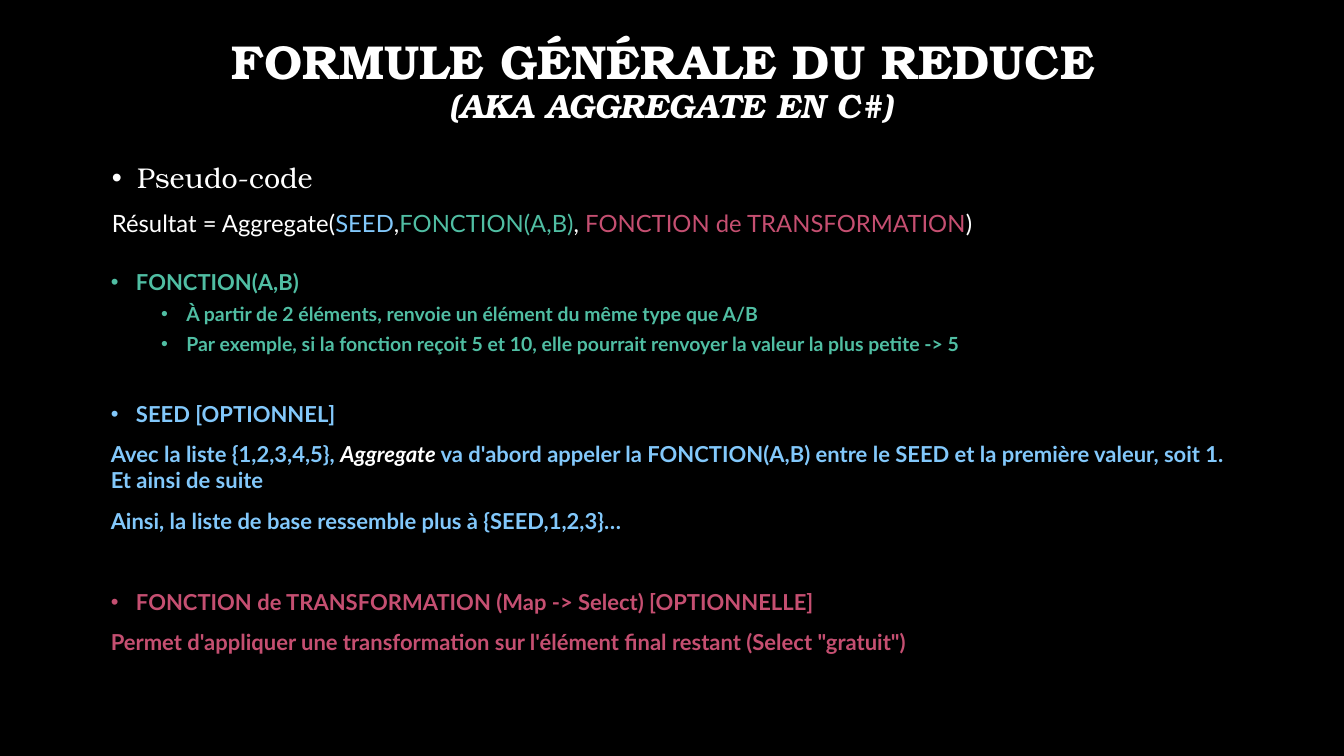
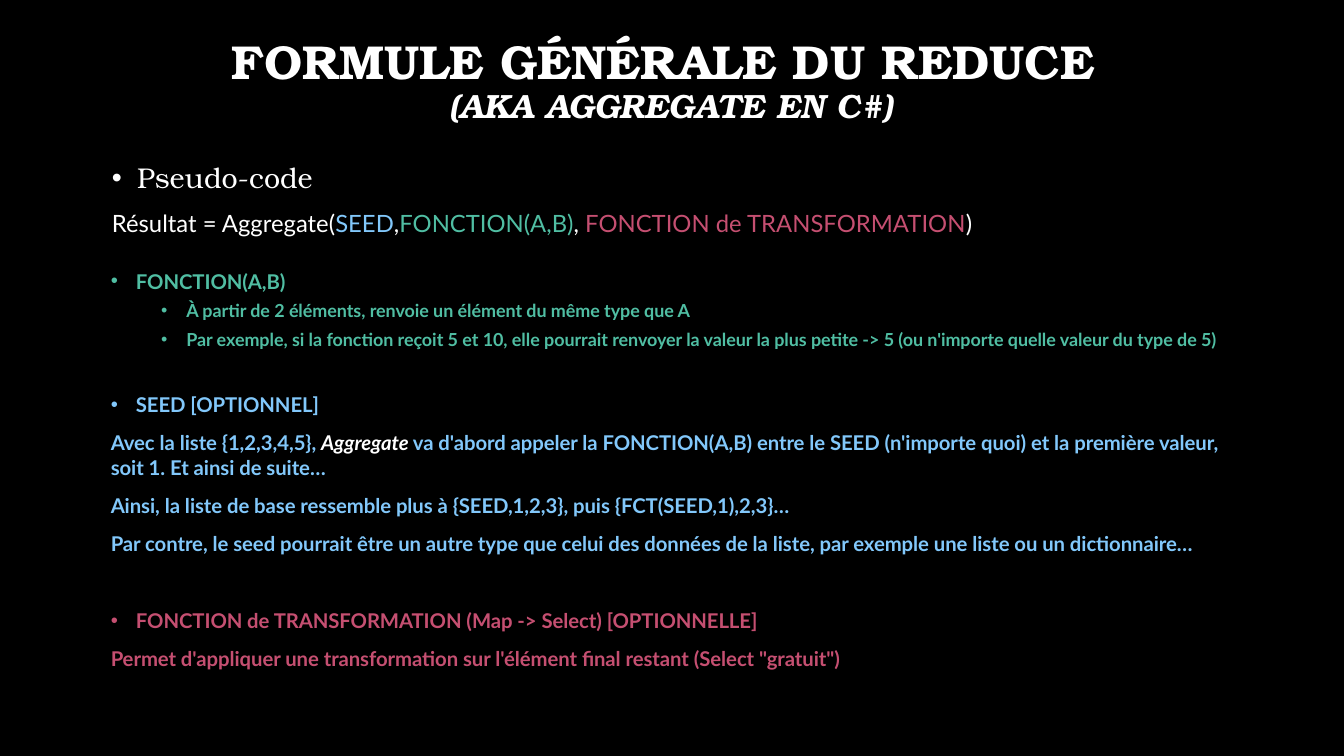
Before and after one commit to jonathanMelly/323-Programmation_fonctionnelle, a slide deck: slide 5 of supports/source/03-Reduce.pptx. Drawn at 1344x756 pixels with LibreOffice and Linux fonts; fonts in the diff are those of the drawing; background and template pictures are left out. Boxes give left, top, right and bottom in pixels: in the first picture for what was removed or moved away, otherwise in the second. Text is boxed around its words. In the diff, an @@ line names an element or a change of style, - is before the commit and + after.

Commit message:
feat(reduce ppt): added groupby+dictionary

```diff
--- a/supports/source/03-Reduce.pptx
+++ b/supports/source/03-Reduce.pptx
@@ text at box(111, 273, 840, 670): size 15.7 to 14.4 pt in "FONCTION(A,B)", "SEED [OPTIONNEL]", "FONCTION de TRANSFORMATION (Map -> Select) [OPTIONNELLE]", "Permet d'appliquer une transformation sur l'élément final ..." @@
@@ text at box(186, 302, 1216, 349): text changed; size 13.9 to 12.8 pt @@
-  • À partir de 2 éléments, renvoie un élément du même type que A/B
-  • Par exemple, si la fonction reçoit 5 et 10, elle pourrait renvoyer la valeur la plus petite -> 5
+  • À partir de 2 éléments, renvoie un élément du même type que A
+  • Par exemple, si la fonction reçoit 5 et 10, elle pourrait renvoyer la valeur la plus petite -> 5 (ou n'importe quelle valeur du type de 5)
@@ text at box(111, 434, 1218, 555): text changed; size 15.7 to 14.4 pt @@
-Avec la liste {1,2,3,4,5}, Aggregate va d'abord appeler la FONCTION(A,B) entre le SEED et la première valeur, soit 1. Et ainsi de suite
-Ainsi, la liste de base ressemble plus à {SEED,1,2,3}…
+Avec la liste {1,2,3,4,5}, Aggregate va d'abord appeler la FONCTION(A,B) entre le SEED (n'importe quoi) et la première valeur, soit 1. Et ainsi de suite…
+Ainsi, la liste de base ressemble plus à {SEED,1,2,3}, puis {FCT(SEED,1),2,3}…
+Par contre, le seed pourrait être un autre type que celui des données de la liste, par exemple une liste ou un dictionnaire…
```
Also in this commit, not shown: 1 other slide changed, 5 slides added, 1 slide removed.
